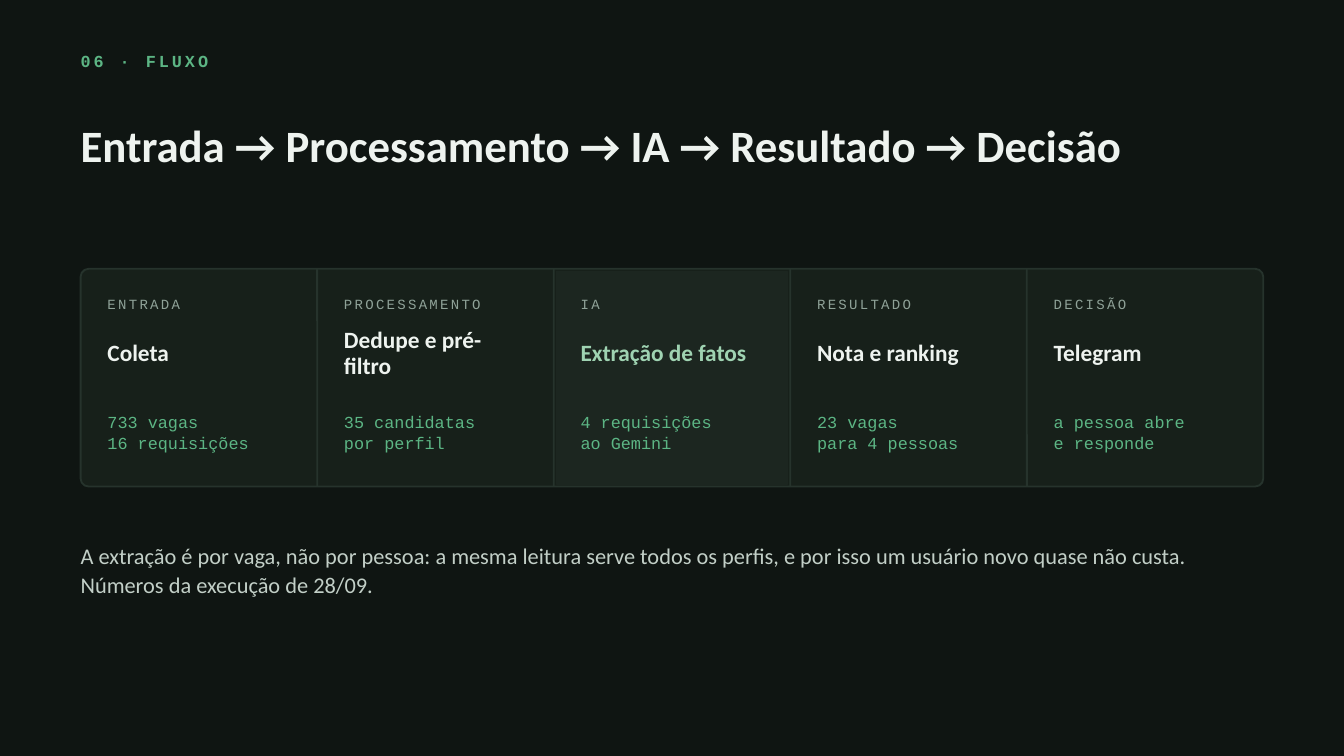
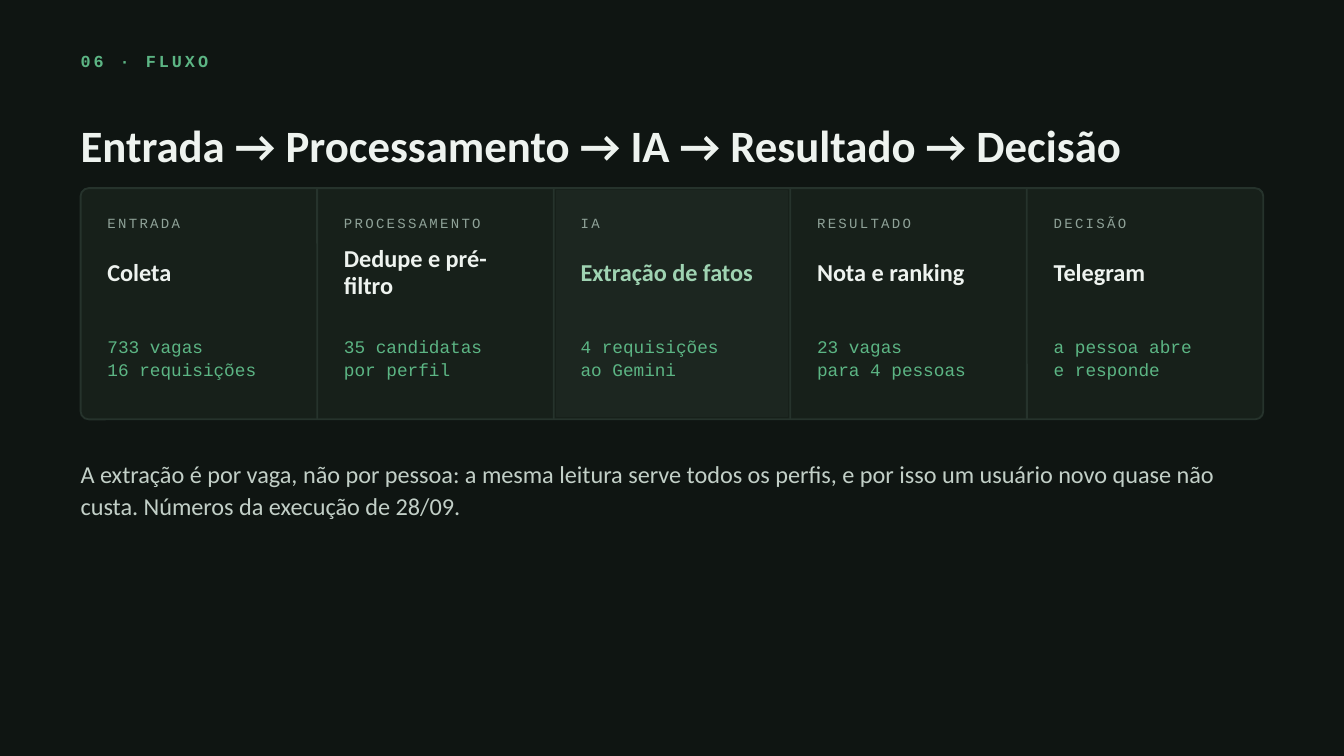
Before and after one commit to RadarEstagio/RadarEstagio, a slide deck: slide 6 of apresentacao/radar-de-estagio-pit.pptx. Drawn at 1344x756 pixels with LibreOffice and Linux fonts; fonts in the diff are those of the drawing. Boxes give left, top, right and bottom in pixels: in the first picture for what was removed or moved away, otherwise in the second. Text is boxed around its words. In the diff, an @@ line names an element or a change of style, - is before the commit and + after.

```diff
--- a/apresentacao/radar-de-estagio-pit.pptx
+++ b/apresentacao/radar-de-estagio-pit.pptx
@@ rounded rectangle: place and size @@
-rounded rectangle at bbox=[81, 269, 1263, 487]
+rounded rectangle at bbox=[81, 188, 1263, 419]
@@ rounded rectangle at bbox=[81, 188, 1263, 419]: proportions changed @@
@@ line moved from (317, 269) - (317, 487) to (317, 188) - (317, 419) @@
@@ line moved from (554, 269) - (554, 487) to (554, 188) - (554, 419) @@
@@ rectangle: place and size @@
-rectangle at bbox=[556, 271, 788, 484]
+rectangle at bbox=[556, 191, 788, 417]
@@ line moved from (790, 269) - (790, 487) to (790, 188) - (790, 419) @@
@@ line moved from (1027, 269) - (1027, 487) to (1027, 188) - (1027, 419) @@
@@ size 12.5 to 13 pt in 5 elements at bbox=[107, 264, 171, 281], bbox=[344, 250, 487, 294], bbox=[581, 264, 753, 285], bbox=[817, 264, 964, 285], bbox=[1054, 264, 1145, 285] @@
@@ text "733 vagas": place and size @@
-text "733 vagas" at bbox=[107, 417, 249, 453]
+text "733 vagas" at bbox=[107, 341, 256, 380]
@@ text "35 candidatas": place and size @@
-text "35 candidatas" at bbox=[344, 416, 475, 453]
+text "35 candidatas" at bbox=[344, 341, 482, 380]
@@ text "4 requisições": place and size @@
-text "4 requisições" at bbox=[581, 416, 712, 449]
+text "4 requisições" at bbox=[581, 341, 719, 376]
@@ size 9 to 9.5 pt in 5 elements at bbox=[107, 341, 256, 380], bbox=[344, 341, 482, 380], bbox=[1054, 341, 1191, 380], bbox=[581, 341, 719, 376], bbox=[817, 341, 965, 380] @@
@@ text "23 vagas": place and size @@
-text "23 vagas" at bbox=[817, 417, 959, 453]
+text "23 vagas" at bbox=[817, 341, 965, 380]
@@ text "a pessoa abre": place and size @@
-text "a pessoa abre" at bbox=[1054, 416, 1184, 453]
+text "a pessoa abre" at bbox=[1054, 341, 1191, 380]
@@ 11 texts: place and size @@
-11 texts at bbox=[81, 299, 1185, 597]
+11 texts at bbox=[81, 218, 1214, 519]
@@ text "A extração é por vaga, ..." at bbox=[81, 466, 1214, 519]: size 12 to 13 pt @@
```
Also in this commit, not shown: 9 other slides changed, 1 other file.
